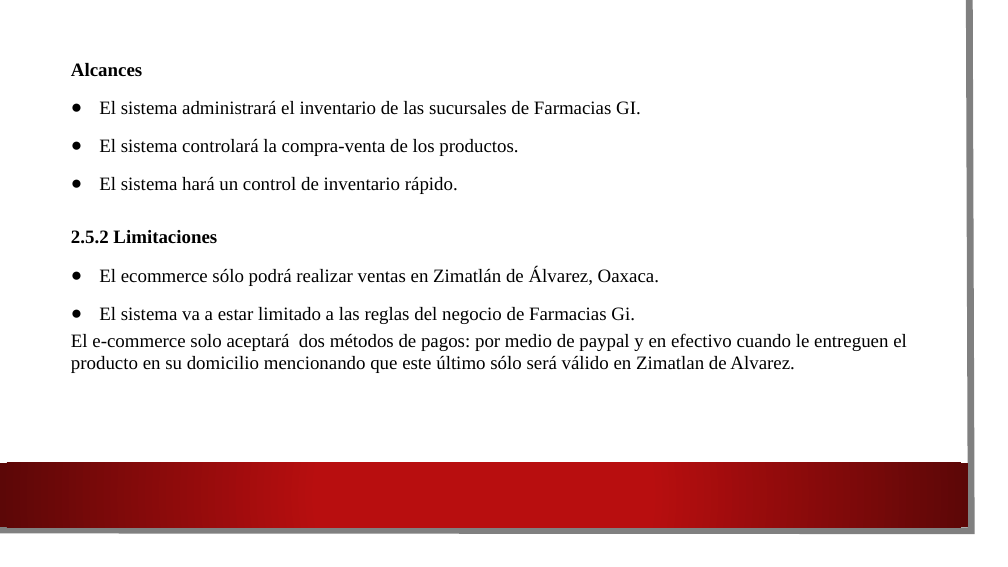
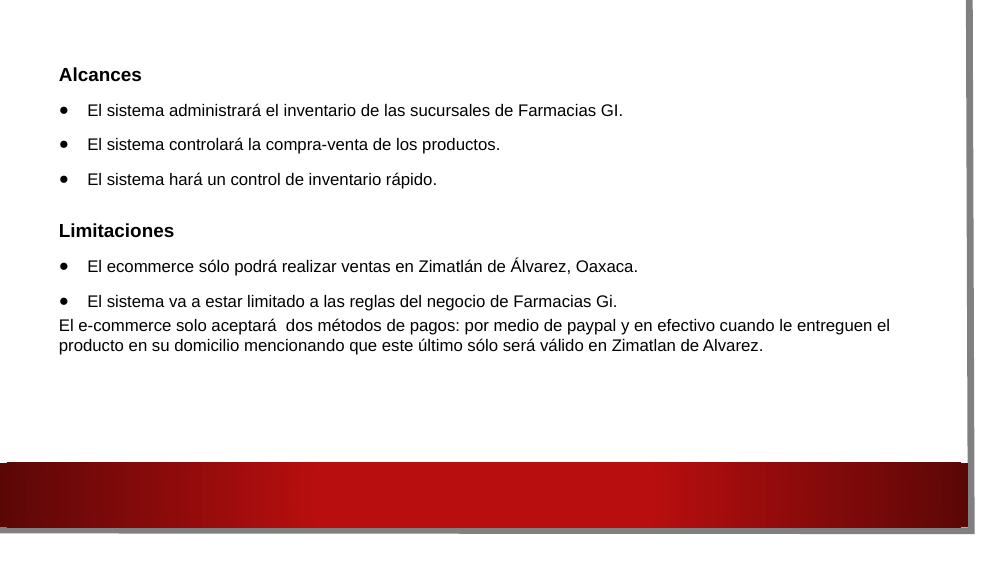
Before and after one commit to HeberZabdiel/FarmaciaGiDocumentos, a slide deck: slide 8 of Presentacion asesor uno.pptx (slide 7 before the commit). Drawn at 1008x567 pixels with LibreOffice and Linux fonts; fonts in the diff are those of the drawing; background and template pictures are left out. Boxes give left, top, right and bottom in pixels: in the first picture for what was removed or moved away, otherwise in the second. Text is boxed around its words. In the diff, an @@ line names an element or a change of style, - is before the commit and + after.

```diff
--- a/Presentacion asesor uno.pptx
+++ b/Presentacion asesor uno.pptx
@@ text "Alcances": place and size @@
-text "Alcances" at bbox=[71, 63, 907, 373]
+text "Alcances" at bbox=[59, 67, 890, 355]
@@ text at bbox=[59, 67, 890, 355]: font Times New Roman to Arial, size 18 to 16 pt @@
@@ text at bbox=[59, 223, 174, 238]: text changed; font Times New Roman to Arial @@
-2.5.2 Limitaciones
+Limitaciones
```
Also in this commit, not shown: 5 other slides changed, 1 slide added.
